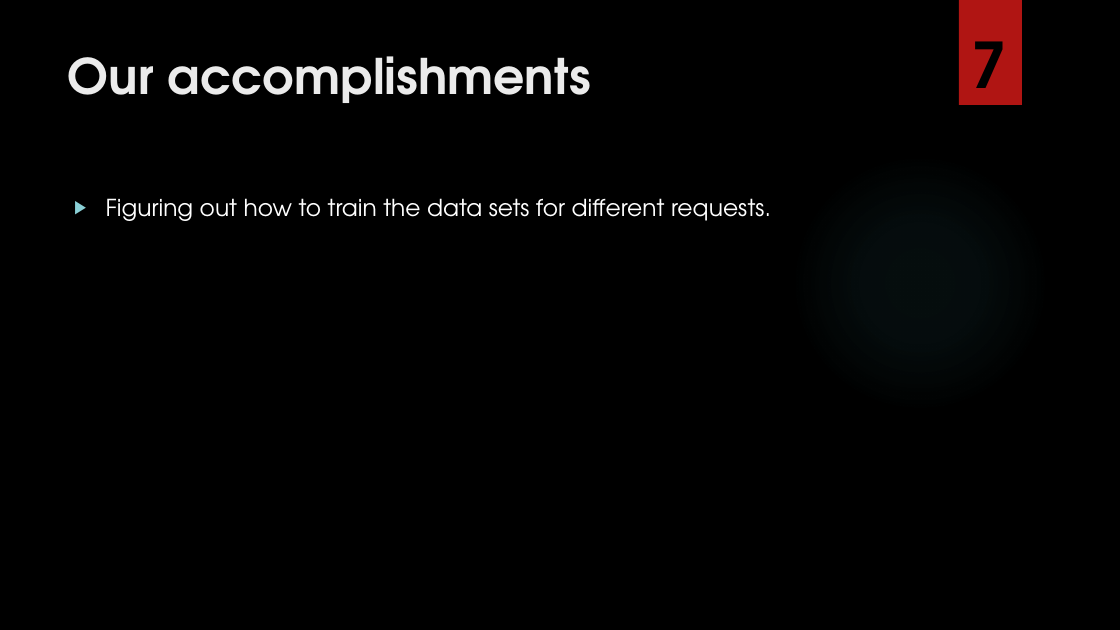
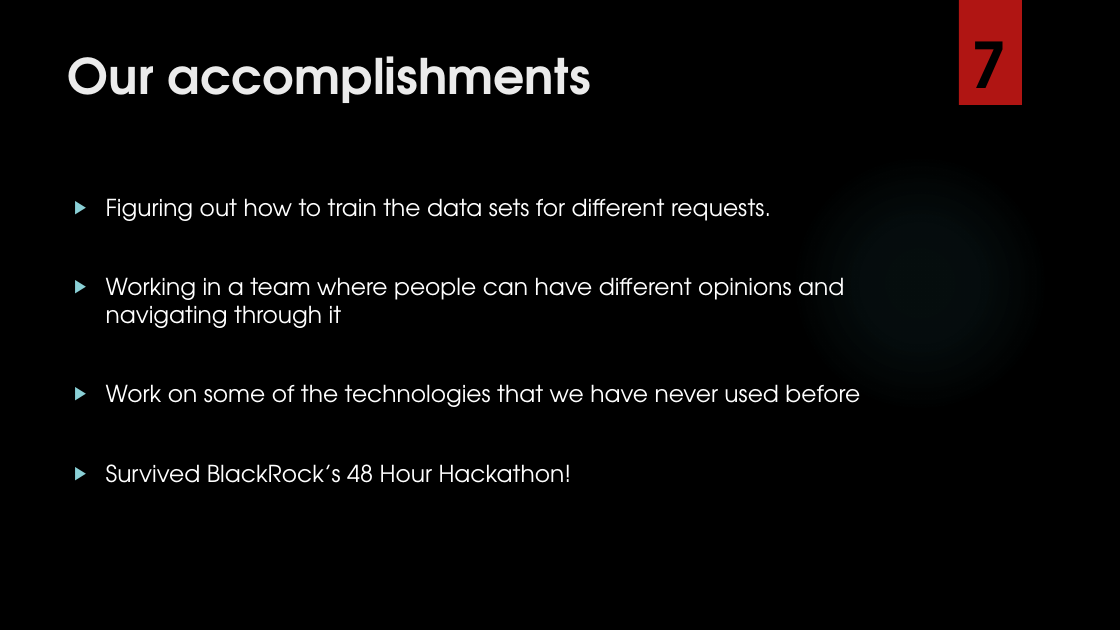
Before and after one commit to vroom92/brhackathon, a slide deck: slide 7 of Final Presentation.pptx. Drawn at 1120x630 pixels with LibreOffice and Linux fonts; fonts in the diff are those of the drawing; background and template pictures are left out. Boxes give left, top, right and bottom in pixels: in the first picture for what was removed or moved away, otherwise in the second. Text is boxed around its words. In the diff, an @@ line names an element or a change of style, - is before the commit and + after.

```diff
--- a/Final Presentation.pptx
+++ b/Final Presentation.pptx
@@ text at (106, 277, 860, 483): paragraphs added @@
+▶ Working in a team where people can have different opinions and navigating through it
+▶ Work on some of the technologies that we have never used before
+▶ Survived BlackRock’s 48 Hour Hackathon!
```
Also in this commit, not shown: 3 other slides changed.
